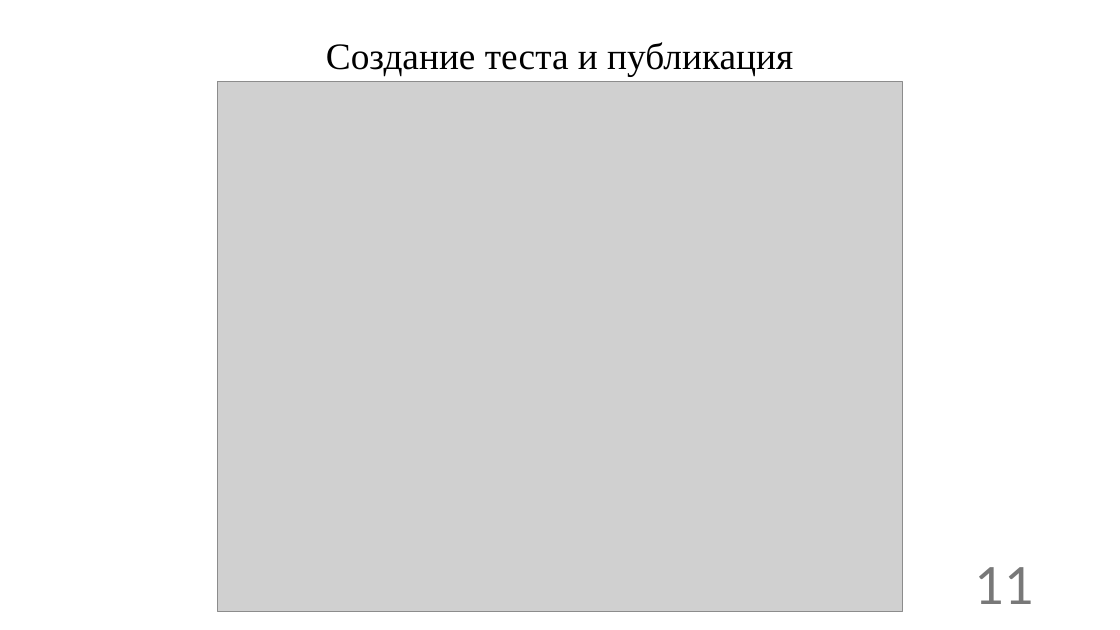
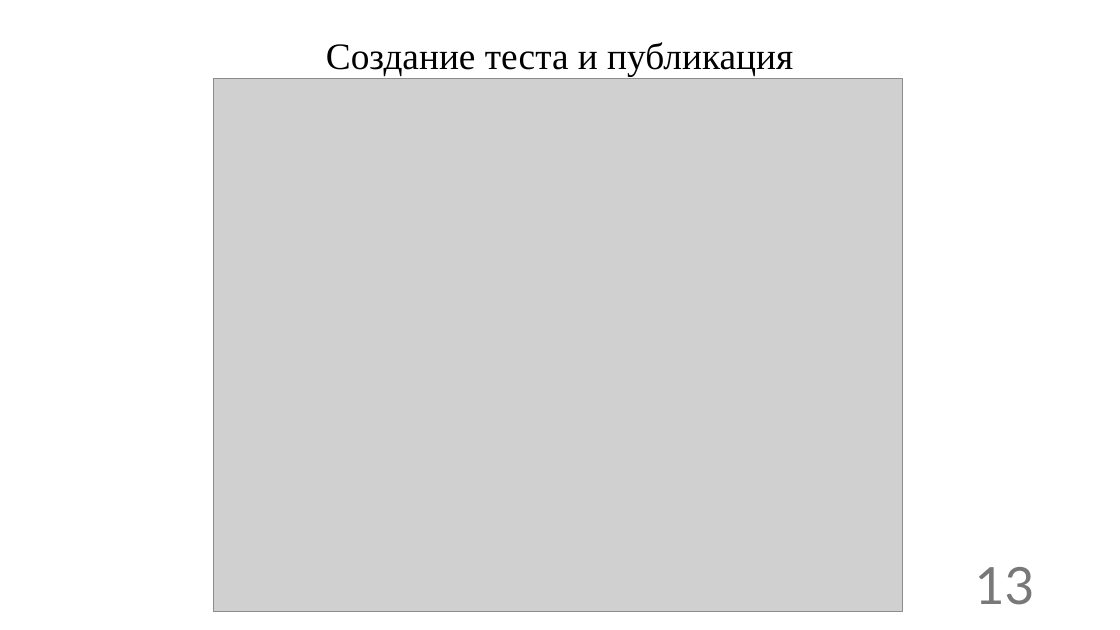
Before and after one commit to Deathlimit/Expert_system_KubSU, a slide deck: slide 13 of Expert_System_presentation.pptx (slide 11 before the commit). Drawn at 1120x630 pixels with LibreOffice and Linux fonts; fonts in the diff are those of the drawing; grey boxes stand for pictures. Boxes give left, top, right and bottom in pixels: in the first picture for what was removed or moved away, otherwise in the second. Text is boxed around its words. In the diff, an @@ line names an element or a change of style, - is before the commit and + after.

```diff
--- a/Expert_System_presentation.pptx
+++ b/Expert_System_presentation.pptx
@@ picture: place and size @@
-picture at <box>218,82,902,612</box>
+picture at <box>213,78,902,612</box>
@@ page number at <box>975,567,1035,605</box>: text changed @@
-11
+13
```
Also in this commit, not shown: 12 other slides changed, 4 slides added.
